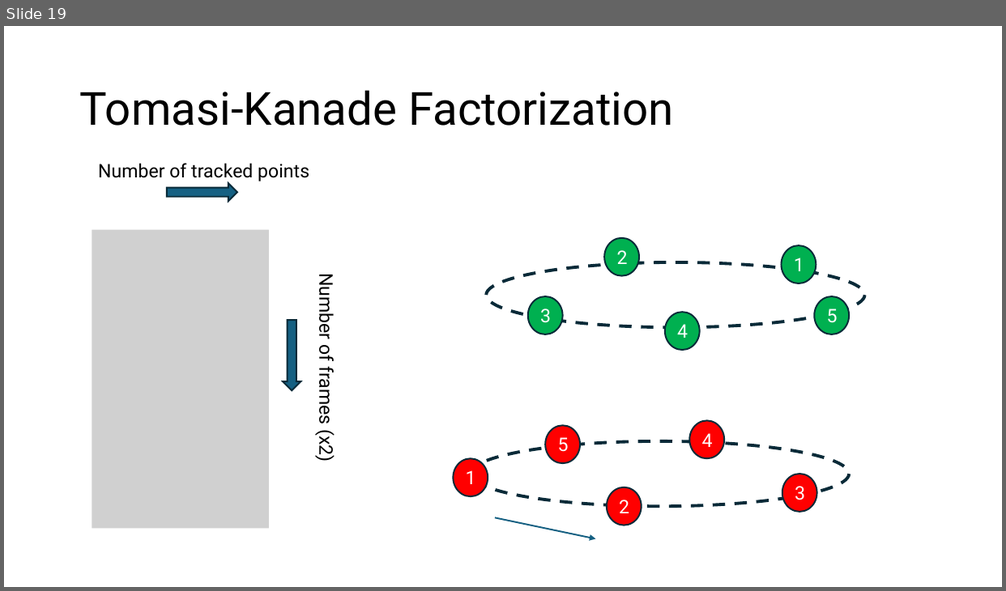
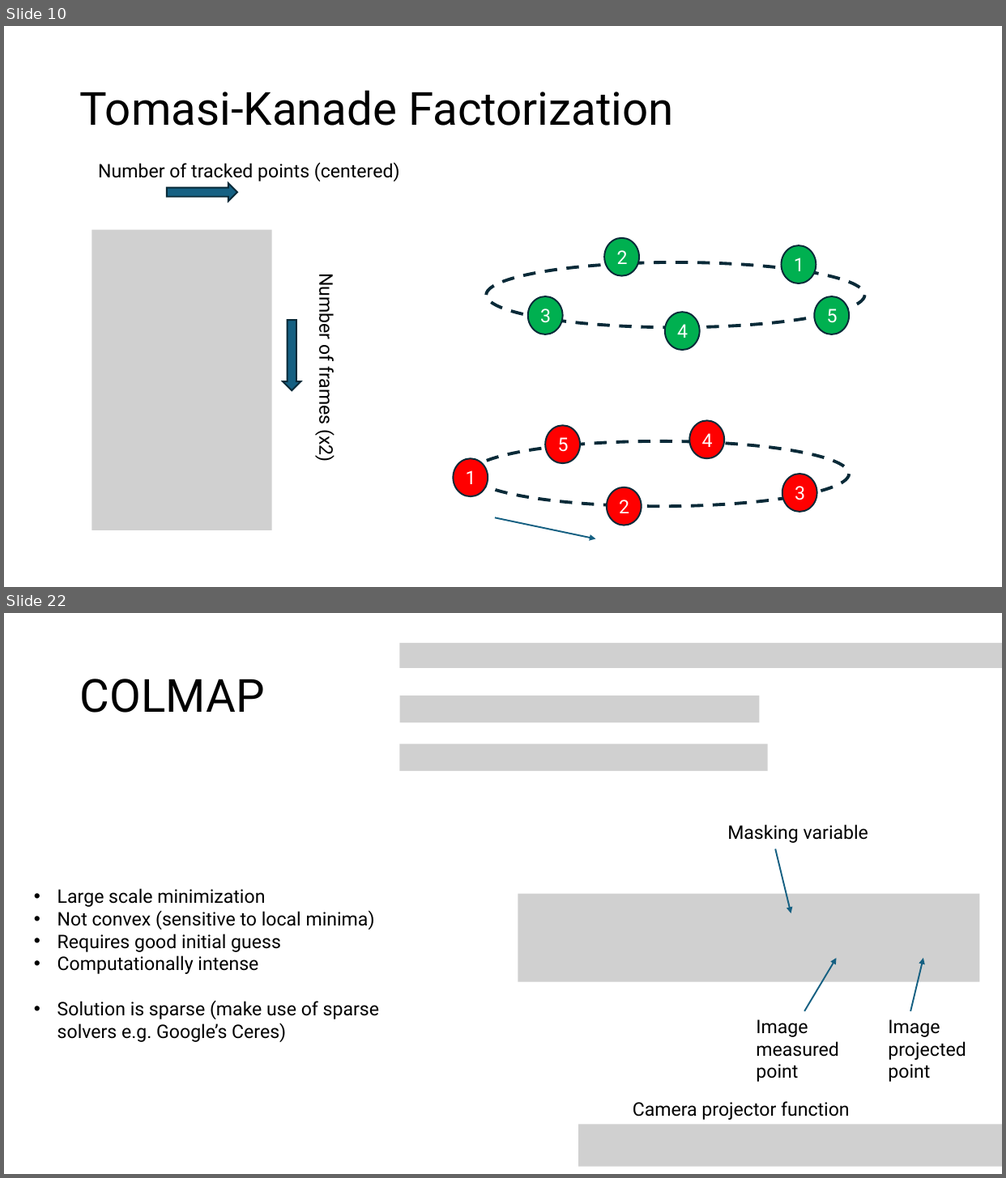
Before and after one commit to SSOE-ECE1390/LecturePowerPoints, a slide deck: ECE1390_Lecture15.pptx. Shown one above the other, each under a label of ours: slide 19 before the commit, slides 10 and 22 after it; the slides between them are not shown. The pictures are 1006x591 and 1006x1178 pixels, drawn with LibreOffice and Linux fonts; fonts in the diff are those of the drawing; grey boxes stand for pictures. Boxes give left, top, right and bottom in pixels: in the first picture for what was removed or moved away, otherwise in the second. Text is boxed around its words. In the diff, an @@ line names an element or a change of style, - is before the commit and + after.

```diff
--- a/ECE1390_Lecture15.pptx
+++ b/ECE1390_Lecture15.pptx
@@ slide 22 added at bbox=[4, 613, 1002, 1174], background #FFFFFF @@
@@ picture added at bbox=[400, 643, 1002, 668] @@
@@ title added at bbox=[80, 679, 265, 713], 44 pt, text #000000 @@
+COLMAP
@@ picture added at bbox=[400, 696, 760, 722] @@
@@ picture added at bbox=[400, 744, 768, 771] @@
@@ text added at bbox=[727, 824, 868, 843], 18 pt, text #000000 @@
+Masking variable
@@ arrow added from (776, 849) to (791, 914), #156082 1.5 pt @@
@@ text added at bbox=[57, 888, 379, 1042], 18 pt, text #000000 @@
+• Large scale minimization
+• Not convex (sensitive to local minima)
+• Requires good initial guess
+• Computationally intense
+• Solution is sparse (make use of sparse solvers e.g. Google’s Ceres)
@@ picture added at bbox=[518, 894, 980, 982] @@
@@ arrow added from (804, 1012) to (837, 958), #156082 1.5 pt @@
@@ arrow added from (910, 1012) to (923, 958), #156082 1.5 pt @@
@@ text added at bbox=[756, 1020, 839, 1082], 18 pt, text #000000 @@
+Image measured point
@@ text added at bbox=[888, 1020, 965, 1082], 18 pt, text #000000 @@
+Image projected point
@@ text added at bbox=[633, 1101, 850, 1120], 18 pt, text #000000 @@
+Camera projector function
@@ picture added at bbox=[579, 1124, 1002, 1167] @@
@@ what was slide 19 is now slide 10 @@
@@ slide 10 changed as well @@
@@ text at bbox=[98, 162, 400, 182]: text changed @@
-Number of tracked points
+Number of tracked points (centered)
@@ picture: place and size @@
-picture at bbox=[91, 229, 268, 528]
+picture at bbox=[91, 229, 272, 531]
```
Also in this commit, not shown: 3 other slides changed, 28 other slides added, 31 slides removed, 1 other file.
